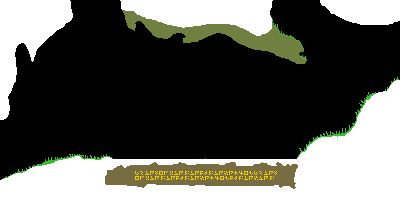
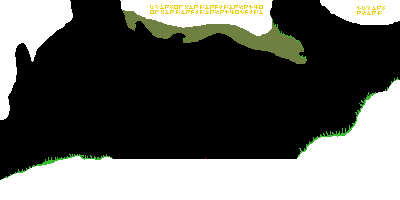
The second w=400, h=200 image is a revision of the first. Changes to its layers:
painted on "Writing" over [135, 5, 385, 180]
painted on "rainforest_hut01.png copy" over [105, 162, 298, 189]
